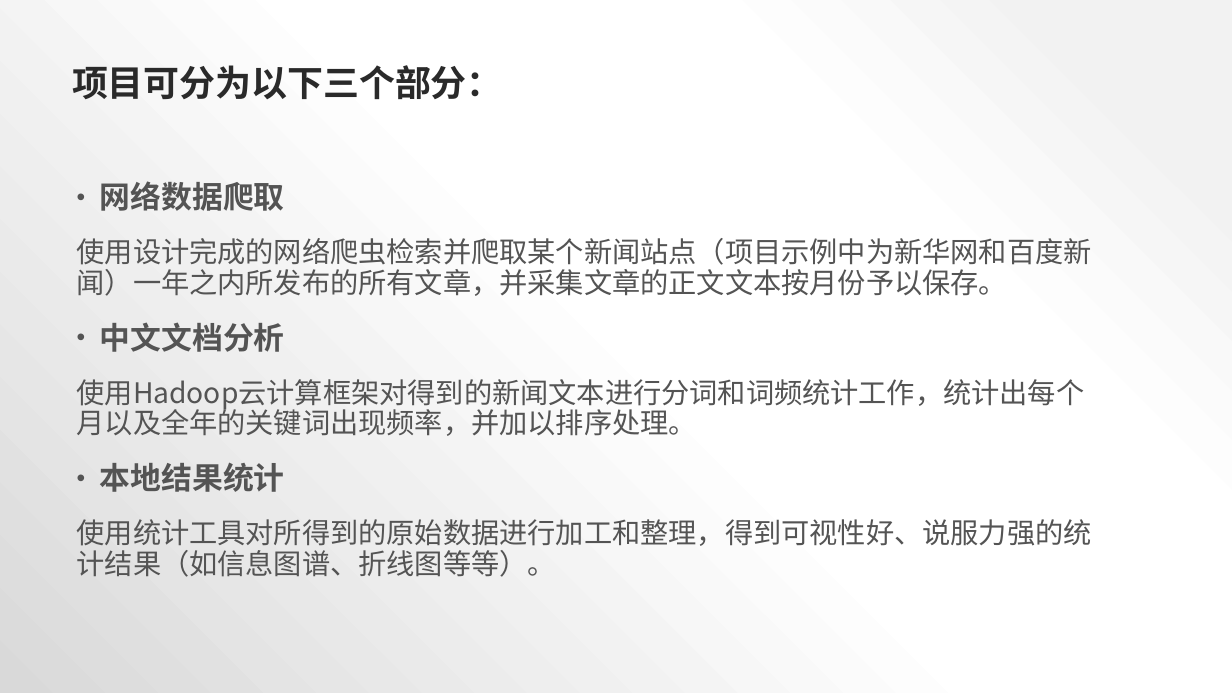
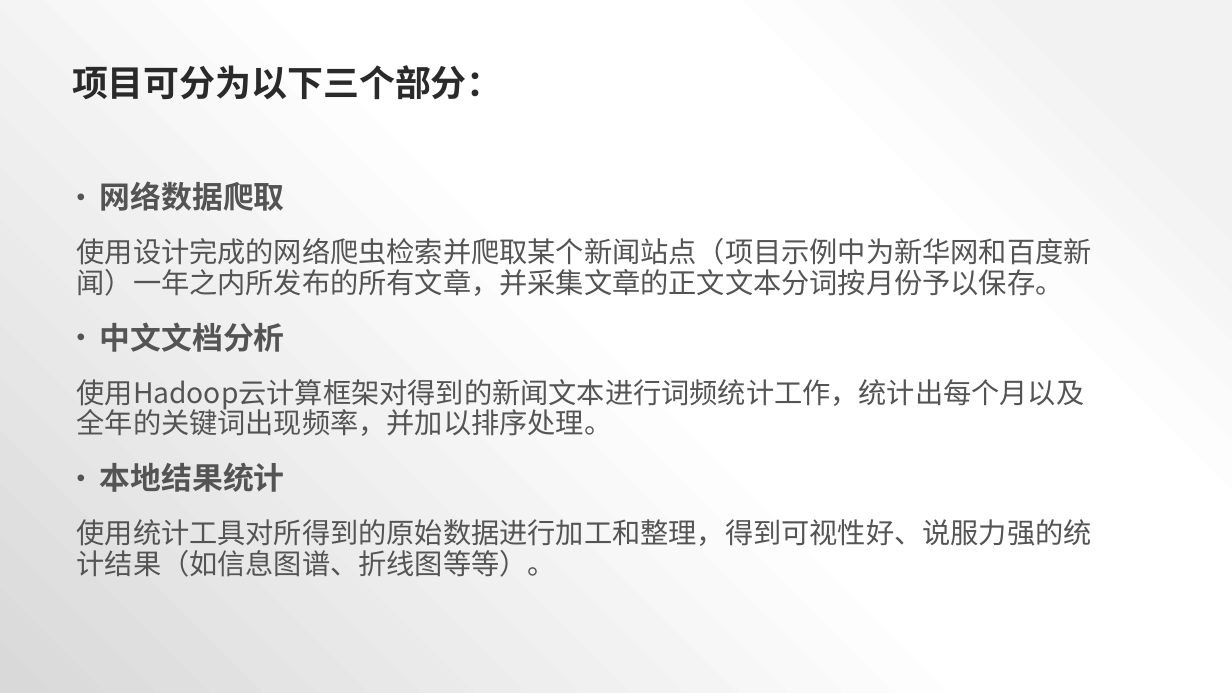
Before and after one commit to 1013553207/PkuJava18, a slide deck: slide 5 of Java-Course-Report/presentation.pptx. Drawn at 1232x693 pixels with LibreOffice and Linux fonts; fonts in the diff are those of the drawing. Boxes give left, top, right and bottom in pixels: in the first picture for what was removed or moved away, otherwise in the second. Text is boxed around its words. In the diff, an @@ line names an element or a change of style, - is before the commit and + after.

Commit message:
last commit

```diff
--- a/Java-Course-Report/presentation.pptx
+++ b/Java-Course-Report/presentation.pptx
@@ text at (x1=77, y1=238, x2=1092, y2=296): text changed @@
-使用设计完成的网络爬虫检索并爬取某个新闻站点（项目示例中为新华网和百度新闻）一年之内所发布的所有文章，并采集文章的正文文本按月份予以保存。
+使用设计完成的网络爬虫检索并爬取某个新闻站点（项目示例中为新华网和百度新闻）一年之内所发布的所有文章，并采集文章的正文文本分词按月份予以保存。
@@ text at (x1=77, y1=379, x2=1085, y2=436): text changed @@
-使用Hadoop云计算框架对得到的新闻文本进行分词和词频统计工作，统计出每个月以及全年的关键词出现频率，并加以排序处理。
+使用Hadoop云计算框架对得到的新闻文本进行词频统计工作，统计出每个月以及全年的关键词出现频率，并加以排序处理。
```
Also in this commit, not shown: 2 other slides changed.
